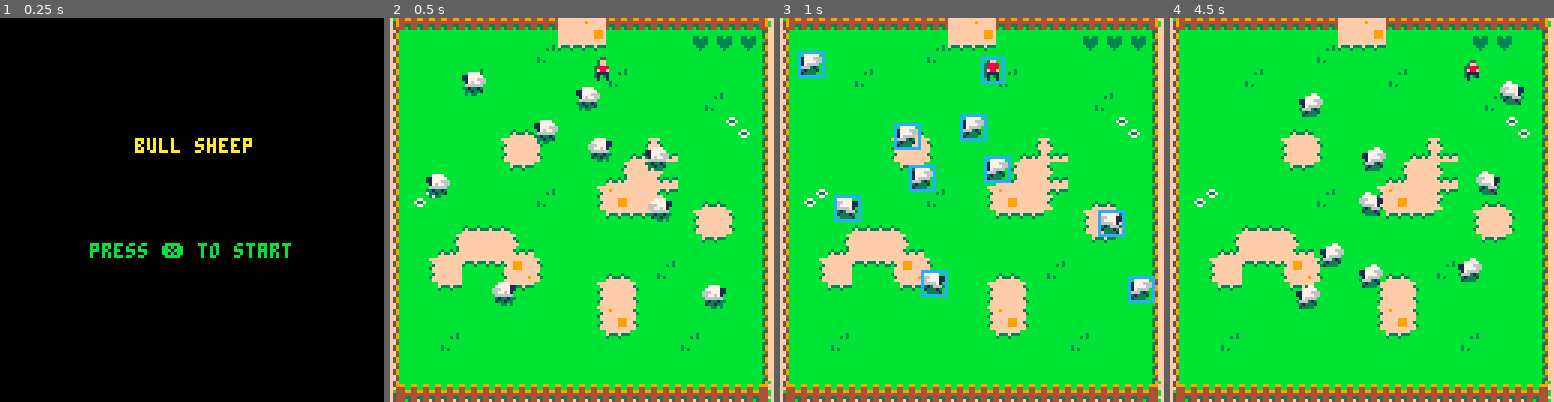
Above: before the commit, frames 1-4 (left to right).
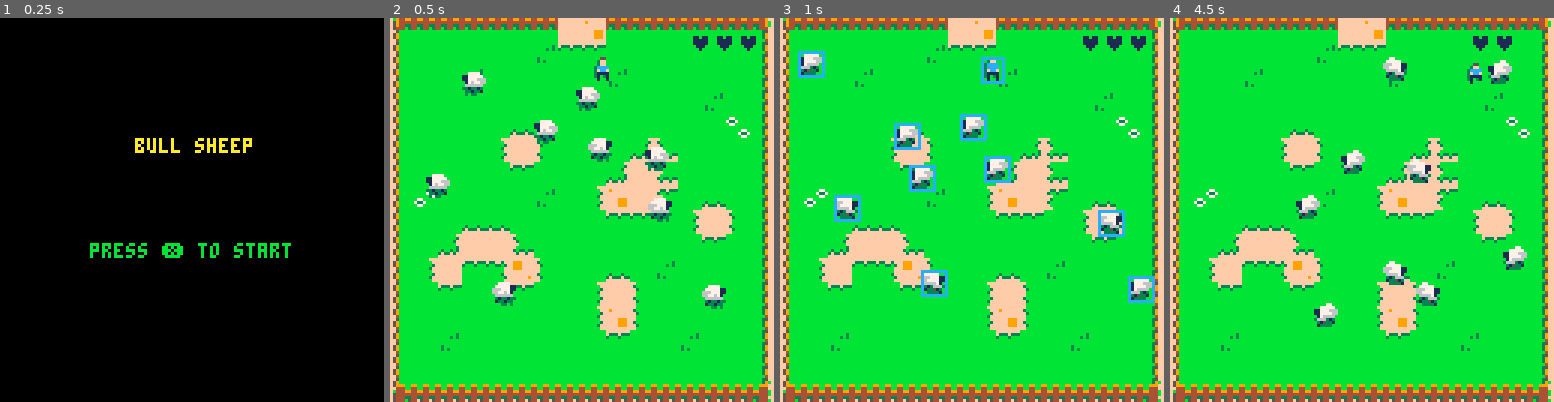
Above: after the commit, the same moments.

Repository: derpycoder/bull-sheep
Game: PICO-8 cartridge bull_sheep.p8
Two runs of this game, one before a commit and one after it. Both use one fixed random seed, a clock stepped at 60 frames per second and the inputs below.
Inputs:
- Up to frame 1 (0.25 s): no input
- Up to frame 2 (0.5 s): tap X (X key) at 0.33 s
- Up to frame 3 (1 s): tap O (Z key) at 0.7 s
- Up to frame 4 (4.5 s): tap X (X key) at 1.07, 1.85, 2.97, 4.08 s; hold Right 1.6-2.1 s; tap O (Z key) every 0.4 s from 1.7 to 4.1 s; hold Up 2.15-2.42 s; hold Right 2.47-3.03 s; hold Left 3.08-3.58 s; hold Down 3.63-3.97 s; hold Right from 4.02 s (still down)

Frame 1 is identical in both runs. In frame 2, 0.4% of the frame differs, in the area x 53-96%, y 4-15%; in frame 3, 0.4%; in frame 4, 5.6%, in the area x 32-93%, y 4-81%.

Commit message:
Added Death & Death Sprite

Diff:
--- a/bull_sheep.p8
+++ b/bull_sheep.p8
@@ -22,7 +22,7 @@
  lives = 3
  invincible_duration = 1
  invincible = true
- last_invincible = 0
+ last_invincible = time()
 
  make_shepherd(64, 10)
 
@@ -82,9 +82,15 @@
  for game_obj in all(game_objs) do
   game_obj:update()
  end
+
+ if btnp(4) then
+  debug = not debug
+ end
 end
 
 function update_gameover()
+ update_gameplay()
+
  if btnp(❎) then
   set_game_state("gameplay")
  end
@@ -100,10 +106,6 @@
  updators[game_state]()
 
  animate()
-
- if btnp(4) then
-  debug = not debug
- end
 end
 
 function animate_gameload()
@@ -122,6 +124,7 @@
 end
 
 function animate_gameover()
+ animate_gameplay()
 end
 
 local animators = {
@@ -147,7 +150,7 @@
  local life
 
  for life = 1, lives do
-  print("♥", 92 + 8 * life, 6, 3)
+  print("♥", 92 + 8 * life, 6, 1)
  end
 
  local game_obj
@@ -162,6 +165,7 @@
 end
 
 function draw_gameover()
+ draw_gameplay()
  rectfill(0, 50, 128, 75, 0)
  print("game over", 45, 55, 10)
  print("press ❎ to restart", 25, 65, 11)
@@ -253,6 +257,10 @@
   walk = {32, 38},
   state = "idle",
   update = function(self)
+   if game_state == "gameover" then
+    return
+   end
+
    local btn_dir = {x = false, y = false}
 
    if btn(⬅️) then
@@ -310,8 +318,28 @@
   end,
   draw = function(self)
    spr(self.sprite, self.x, self.y)
+
+   if game_state == "gameover" then
+    return
+   end
+
+   if invincible then
+    pal(8, 12)
+   else
+    pal()
+   end
+  end,
+  take_damage = function(self)
+   lives -= 1
+   invincible = true
+   last_invincible = time()
   end,
   animate = function(self)
+   if game_state == "gameover" then
+    self.sprite = 21
+    return
+   end
+
    self.sprite += 1
 
    if self.state == "walk" then
@@ -330,15 +358,11 @@
    for target in all(game_objs) do
     if target.name == "sheep" then
      if self:collides(target) and not invincible then
-      lives -= 1
-      invincible = true
-      last_invincible = time()
-
-      if lives < 0 then
+      self:take_damage()
+
+      if lives <= 0 then
        set_game_state("gameover")
       end
-
-      target:agitate()
      end
     end
    end
@@ -440,11 +464,11 @@
 00000000000550000005500000055000000000000000000000000000000000000000000000000000000000000000000000000000000000000000000000000000
 00055000003ff000003ff000003ff000000550000000000000000000000000000000000000000000000000000000000000000000000000000000000000000000
 003ff0000388880003888800003ff000003ff0000000000000000000000000000000000000000000000000000000000000000000000000000000000000000000
-038888000388880003f88f0003888800038888000000000000000000000000000000000000000000000000000000000000000000000000000000000000000000
-03f88f0003f88f000311110003f88f0003f88f000000000000000000000000000000000000000000000000000000000000000000000000000000000000000000
-03111100031111000310310003111100031111000000000000000000000000000000000000000000000000000000000000000000000000000000000000000000
-03103100031031000310310003103100031031000000000000000000000000000000000000000000000000000000000000000000000000000000000000000000
-00100100001001000010010000100100001001000000000000000000000000000000000000000000000000000000000000000000000000000000000000000000
+038888000388880003f88f0003888800038888000011220000000000000000000000000000000000000000000000000000000000000000000000000000000000
+03f88f0003f88f000311110003f88f0003f88f000111f2f500000000000000000000000000000000000000000000000000000000000000000000000000000000
+0311110003111100031031000311110003111100888122f500000000000000000000000000000000000000000000000000000000000000000000000000000000
+03103100031031000310310003103100031031008111f28800000000000000000000000000000000000000000000000000000000000000000000000000000000
+00100100001001000010010000100100001001000888888000000000000000000000000000000000000000000000000000000000000000000000000000000000
 00000000000550000005500000055000000550000005500000000000000000000000000000000000000000000000000000000000000000000000000000000000
 00055000003ff000003ff000003ff000003ff000003ff00000055000000000000000000000000000000000000000000000000000000000000000000000000000
 003ff0000388880003888800003ff0000388880003888800003ff000000000000000000000000000000000000000000000000000000000000000000000000000
